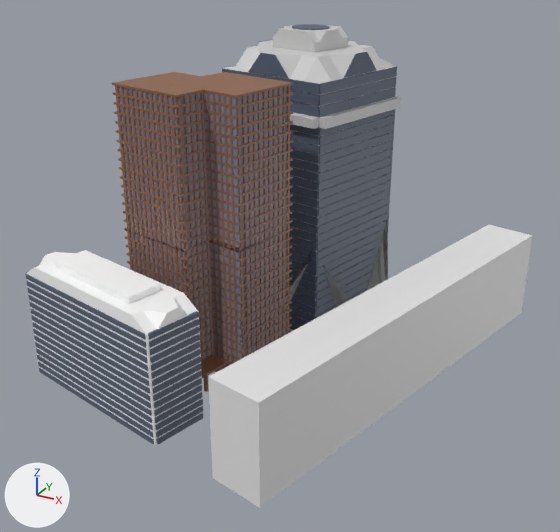
A saved change to the glTF model run/textures/build/build3.glb.
Before and after are seen from a 50 mm camera at (12.01, -23.75, 13.26) aimed at (1.26, -4.19, 3.48). The lights are fixed; the arrows at lower left show +X, +Y and +Z. Where no turn or scale is listed for an object, it has been applied to the vertices. Vertices at the same position are counted once.

In view in the first picture: '立方体', '立方体.001', '立方体.002', '立方体.003', '立方体.004', '立方体.005', '立方体.007', '立方体.010', '立方体.011', '立方体.012', '立方体.013'.
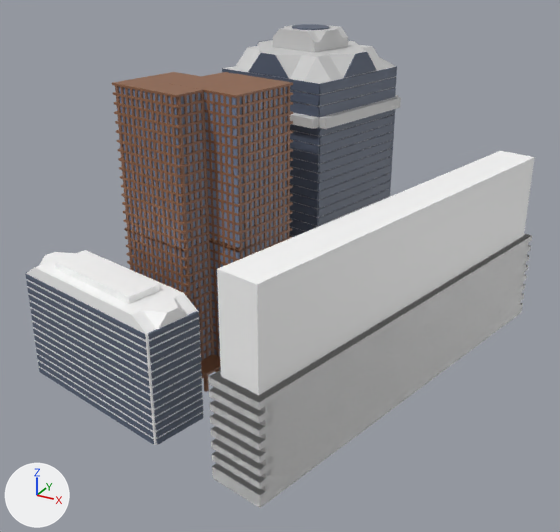
What the commit changed:
Material 'マテリアル.026' (mat_マテリアル_026) is new.
Its base color is (1.0, 1.0, 1.0) (white #ffffff).
me_立方体_014 is used by ob_立方体_013; location (5.23, -4.13, 1.94).
me_立方体_014 had 8 vertices, 12 faces and spanned x -2.36..2.36, y -6.91..6.91, z -1.49..1.49.
me_立方体_014 now has 7568 vertices, 19280 faces and spans x -2.36..2.36, y -6.91..6.91, z -1.49..4.29.
me_立方体_014 part 1: 7560 vertices added at x -2.36..2.36, y -6.91..6.91, z -1.49..4.29.
me_立方体_014 now uses material mat_マテリアル_026 (white #ffffff).

What differs and where, as boxes [x1, y1, x2, y2] in the pictures (560 x 532 px):
'立方体.013', reshaped (26% taller): before [208, 224, 532, 508]; after [208, 151, 535, 508]
part 1 of me_立方体_014, added: after [208, 151, 535, 508]
